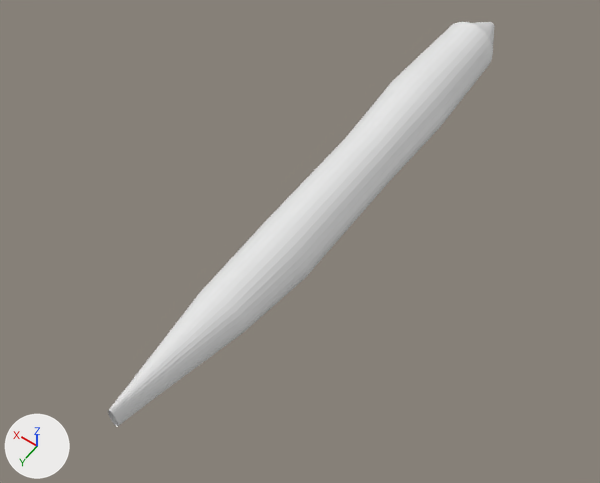
Before and after pictures for a commit that changed the Blender file airplane.blend.
Before and after are seen from a camera (50 mm lens) standing at (-201.0, 330.0, 433.0) and looking at (6.0, 41.0, -21.0). The lights are fixed; the arrows at lower left show +X, +Y and +Z.
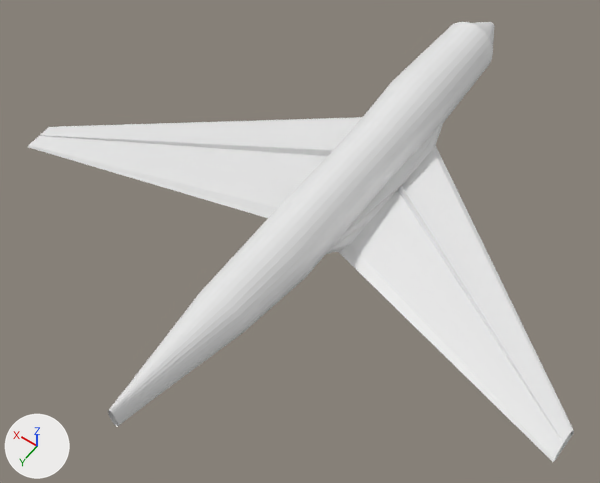
Diff of the bpy script that builds the scene:
```diff
--- a/airplane.blend.py
+++ b/airplane.blend.py
@@ me_cylinder @@
 # used by ob_cylinder; location = (0.0, 0.0, 0.0); rotation_euler = (0.000393, 0.0, 0.0), in degrees (0, 0, 0); scale = (21.6, 225.0, 24.2)
-me_cylinder.from_pydata(...)  # 166 vertices, 134 faces; spans x -0.01..1.13, y -1.0..0.99, z -1.01..1.22
+me_cylinder.from_pydata(...)  # 197 vertices, 165 faces; spans x -0.01..9.58, y -1.0..0.99, z -1.02..1.22
+# me_cylinder part 1
+# 2 vertices are removed from x 0.0..0.92, y -0.15, z -1.0..-0.38
+# 4 faces are deleted
+# 33 vertices are added at x 0.0..9.58, y -0.4..0.44, z -1.02..0.17
+# 35 new faces join them
```

Where the change shows, as pixel boxes (x1, y1, x2, y2) in the pictures (600 x 483 px):
'Cylinder', reshaped (41% wider, 9% taller): before (108, 22, 495, 427); after (28, 22, 574, 462)
part 1 of me_cylinder, built on: before (339, 124, 442, 239); after (28, 117, 574, 462)
